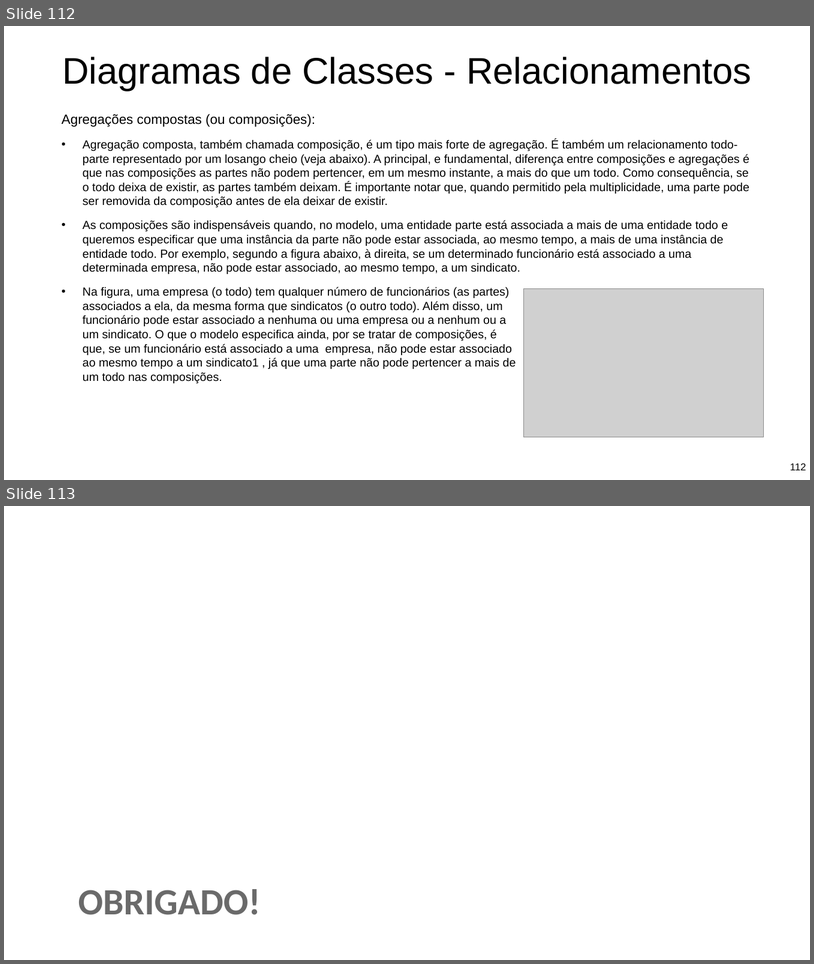
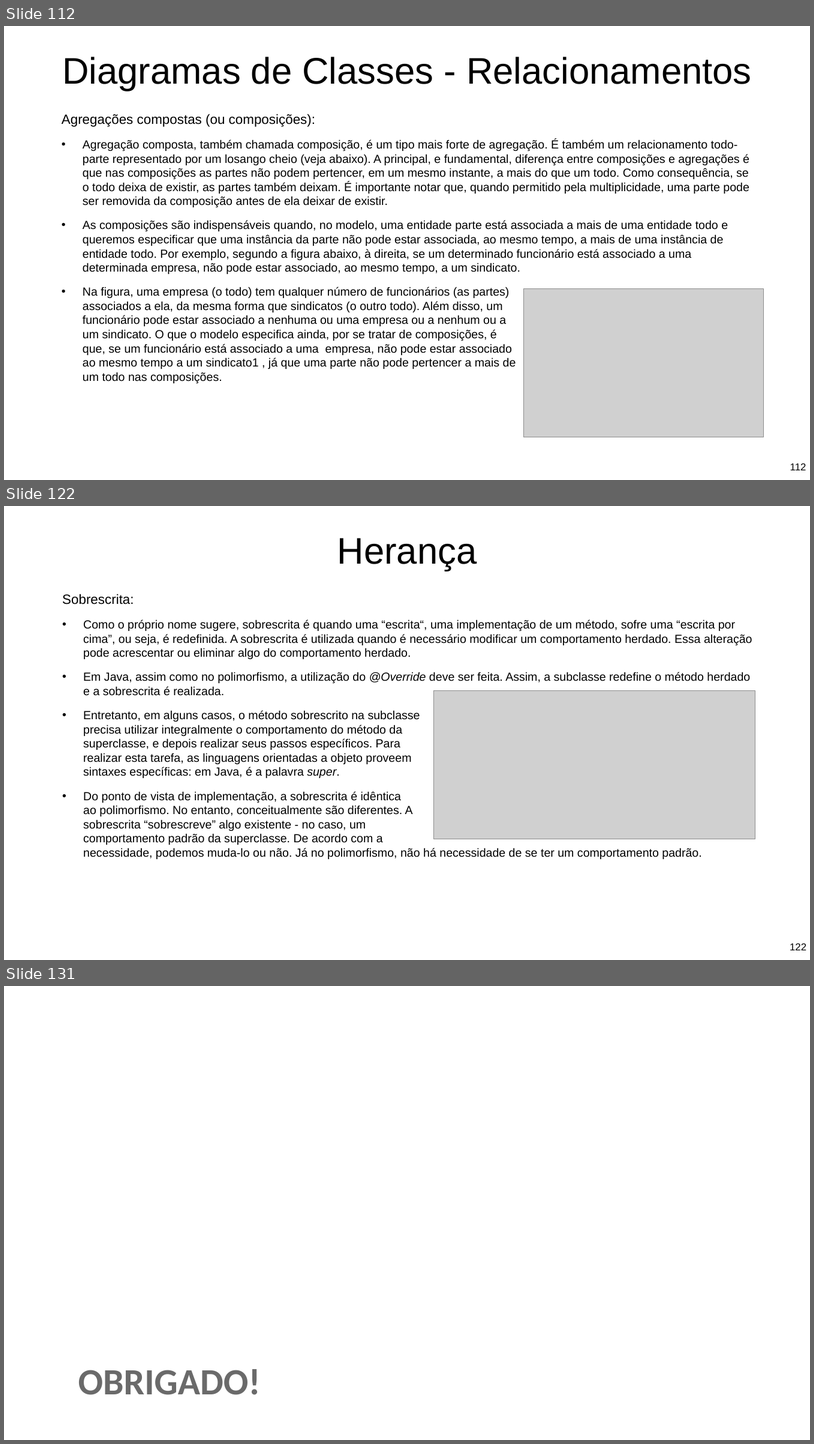
Before and after one commit to Pedrorocha13/2021.1-progoo, a slide deck: materiais/slides.pptx. Shown one above the other, each under a label of ours: slides 112 and 113 before the commit, slides 112, 122 and 131 after it; the slides between them are not shown. The pictures are 814x964 and 814x1444 pixels, drawn with LibreOffice and Linux fonts; fonts in the diff are those of the drawing; grey boxes stand for pictures; background and template pictures are left out. Boxes give left, top, right and bottom in pixels: in the first picture for what was removed or moved away, otherwise in the second. Text is boxed around its words. In the diff, an @@ line names an element or a change of style, - is before the commit and + after.

```diff
--- a/materiais/slides.pptx
+++ b/materiais/slides.pptx
@@ slide 122 added at [4,506,810,960], background picture (left out) @@
@@ title added at [338,538,477,571], 88 pt, text #000000 @@
+Herança
@@ text added at [62,594,753,859], 28 pt, text #000000 @@
+Sobrescrita:
+  • Como o próprio nome sugere, sobrescrita é quando uma “escrita“, uma implementação de um método, sofre uma “escrita por cima”, ou seja, é redefinida. A sobrescrita é utilizada quando é necessário modificar um comportamento herdado. Essa alteração pode acrescentar ou eliminar algo do comportamento herdado.
+  • Em Java, assim como no polimorfismo, a utilização do @Override deve ser feita. Assim, a subclasse redefine o método herdado e a sobrescrita é realizada.
+  • Entretanto, em alguns casos, o método sobrescrito na subclasse
+    precisa utilizar integralmente o comportamento do método da
+    superclasse, e depois realizar seus passos específicos. Para
+    realizar esta tarefa, as linguagens orientadas a objeto proveem
+    sintaxes específicas: em Java, é a palavra super.
+  • Do ponto de vista de implementação, a sobrescrita é idêntica
+    ao polimorfismo. No entanto, conceitualmente são diferentes. A
+    sobrescrita “sobrescreve” algo existente - no caso, um
+    comportamento padrão da superclasse. De acordo com a
+    necessidade, podemos muda-lo ou não. Já no polimorfismo, não há necessidade de se ter um comportamento padrão.
@@ picture added at [434,690,755,838] @@
@@ page number added at [790,943,807,950], 24 pt, text #000000 @@
+122
@@ what was slide 113 is now slide 131 @@
```
Also in this commit, not shown: 1 slide changed, 17 other slides added.
